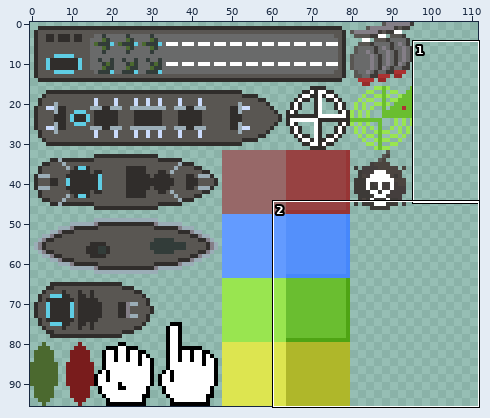
Sprite sheet, stored at src/assets/Spritesheet.png. The first picture is a wide view before the edit; the outline marks the close-up.
Close-up. First the earlier version:
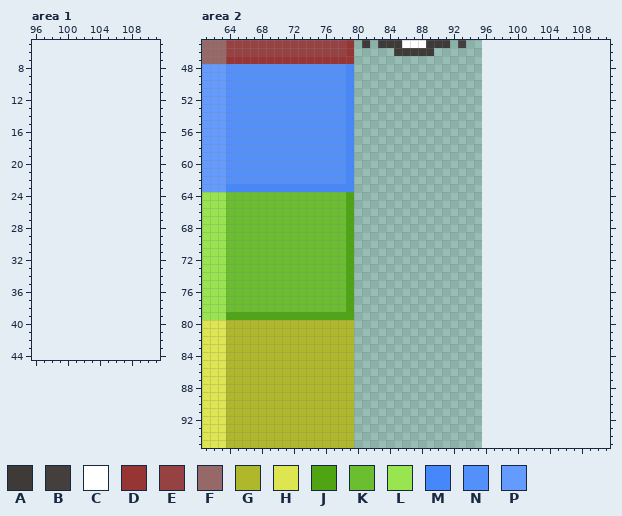
The file is 96x96 pixels. Colours within 5 levels of each other are drawn and written as one. Shown: area 1: x 96..111, y 5..44; area 2: x 61..111, y 45..95. The old version is drawn lined up with the new one, on the new canvas.
Palette (. is transparent): A #3d3a37  B #443e3d  C #ffffff  D #973535  E #974242  F #976868  G #afb72a  H #dde550  J #4fa414  K #6abe30  L #99e550  M #4687fb  N #5490fb  P #639bff
Pixels before, area 2 (only the part around the change), first column x 61:
45 FFFEEEEEEEEEEEEEEED.A.AAACCCAAA.B..................
46 FFFEEEEEEEEEEEEEEED.....AAAAA......................
47 FFFDDDDDDDDDDDDDDDD................................
48 PPPNNNNNNNNNNNNNNNM................................
49 PPPNNNNNNNNNNNNNNNM................................
50 PPPNNNNNNNNNNNNNNNM................................
51 PPPNNNNNNNNNNNNNNNM................................
52 PPPNNNNNNNNNNNNNNNM................................
53 PPPNNNNNNNNNNNNNNNM................................
54 PPPNNNNNNNNNNNNNNNM................................
55 PPPNNNNNNNNNNNNNNNM................................
56 PPPNNNNNNNNNNNNNNNM................................
57 PPPNNNNNNNNNNNNNNNM................................
58 PPPNNNNNNNNNNNNNNNM................................
59 PPPNNNNNNNNNNNNNNNM................................
60 PPPNNNNNNNNNNNNNNNM................................
61 PPPNNNNNNNNNNNNNNNM................................
62 PPPNNNNNNNNNNNNNNNM................................
63 PPPMMMMMMMMMMMMMMMM................................
64 LLLKKKKKKKKKKKKKKKJ................................
65 LLLKKKKKKKKKKKKKKKJ................................
66 LLLKKKKKKKKKKKKKKKJ................................
67 LLLKKKKKKKKKKKKKKKJ................................
68 LLLKKKKKKKKKKKKKKKJ................................
69 LLLKKKKKKKKKKKKKKKJ................................
70 LLLKKKKKKKKKKKKKKKJ................................
71 LLLKKKKKKKKKKKKKKKJ................................
72 LLLKKKKKKKKKKKKKKKJ................................
73 LLLKKKKKKKKKKKKKKKJ................................
74 LLLKKKKKKKKKKKKKKKJ................................
75 LLLKKKKKKKKKKKKKKKJ................................
76 LLLKKKKKKKKKKKKKKKJ................................
77 LLLKKKKKKKKKKKKKKKJ................................
78 LLLKKKKKKKKKKKKKKKJ................................
79 LLLJJJJJJJJJJJJJJJJ................................
80 HHHGGGGGGGGGGGGGGGG................................
81 HHHGGGGGGGGGGGGGGGG................................
82 HHHGGGGGGGGGGGGGGGG................................
83 HHHGGGGGGGGGGGGGGGG................................
84 HHHGGGGGGGGGGGGGGGG................................
85 HHHGGGGGGGGGGGGGGGG................................
86 HHHGGGGGGGGGGGGGGGG................................
87 HHHGGGGGGGGGGGGGGGG................................
88 HHHGGGGGGGGGGGGGGGG................................
89 HHHGGGGGGGGGGGGGGGG................................
90 HHHGGGGGGGGGGGGGGGG................................
91 HHHGGGGGGGGGGGGGGGG................................
92 HHHGGGGGGGGGGGGGGGG................................
93 HHHGGGGGGGGGGGGGGGG................................
94 HHHGGGGGGGGGGGGGGGG................................
95 HHHGGGGGGGGGGGGGGGG................................
After the commit:
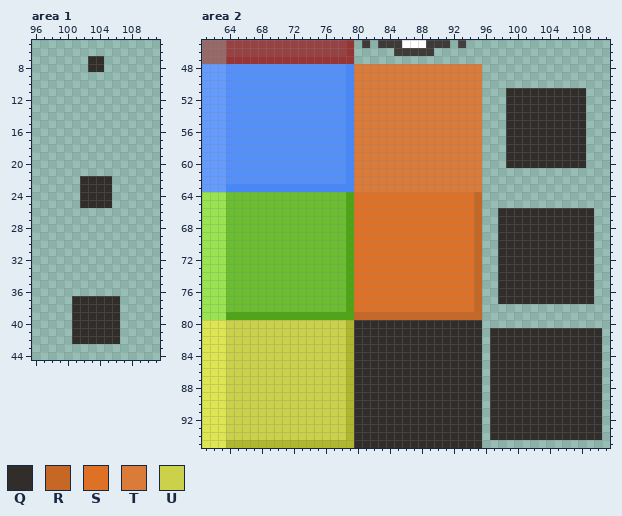
Colours new in this view: Q #302d2b  R #c66726  S #df7126  T #db7b3a  U #cbd24a
The commit says: + disappearing tiles, alt highlights
The edit:
canvas 96x96 -> 112x96
Changed rows in their new state; - is an unchanged pixel.
Area 1:
first column x 103:
 7 QQ
 8 QQ
first column x 102:
22 QQQQ
23 QQQQ
24 QQQQ
25 QQQQ
first column x 101:
37 QQQQQQ
38 QQQQQQ
39 QQQQQQ
40 QQQQQQ
41 QQQQQQ
42 QQQQQQ
Area 2:
first column x 64:
48 ----------------TTTTTTTTTTTTTTTT---------------
49 ----------------TTTTTTTTTTTTTTTT---------------
50 ----------------TTTTTTTTTTTTTTTT---------------
51 ----------------TTTTTTTTTTTTTTTT---QQQQQQQQQQ--
52 ----------------TTTTTTTTTTTTTTTT---QQQQQQQQQQ--
53 ----------------TTTTTTTTTTTTTTTT---QQQQQQQQQQ--
54 ----------------TTTTTTTTTTTTTTTT---QQQQQQQQQQ--
55 ----------------TTTTTTTTTTTTTTTT---QQQQQQQQQQ--
56 ----------------TTTTTTTTTTTTTTTT---QQQQQQQQQQ--
57 ----------------TTTTTTTTTTTTTTTT---QQQQQQQQQQ--
58 ----------------TTTTTTTTTTTTTTTT---QQQQQQQQQQ--
59 ----------------TTTTTTTTTTTTTTTT---QQQQQQQQQQ--
60 ----------------TTTTTTTTTTTTTTTT---QQQQQQQQQQ--
61 ----------------TTTTTTTTTTTTTTTT---------------
62 ----------------TTTTTTTTTTTTTTTT---------------
63 ----------------TTTTTTTTTTTTTTTT---------------
64 ----------------SSSSSSSSSSSSSSSR---------------
65 ----------------SSSSSSSSSSSSSSSR---------------
66 ----------------SSSSSSSSSSSSSSSR--QQQQQQQQQQQQ-
67 ----------------SSSSSSSSSSSSSSSR--QQQQQQQQQQQQ-
68 ----------------SSSSSSSSSSSSSSSR--QQQQQQQQQQQQ-
69 ----------------SSSSSSSSSSSSSSSR--QQQQQQQQQQQQ-
70 ----------------SSSSSSSSSSSSSSSR--QQQQQQQQQQQQ-
71 ----------------SSSSSSSSSSSSSSSR--QQQQQQQQQQQQ-
72 ----------------SSSSSSSSSSSSSSSR--QQQQQQQQQQQQ-
73 ----------------SSSSSSSSSSSSSSSR--QQQQQQQQQQQQ-
74 ----------------SSSSSSSSSSSSSSSR--QQQQQQQQQQQQ-
75 ----------------SSSSSSSSSSSSSSSR--QQQQQQQQQQQQ-
76 ----------------SSSSSSSSSSSSSSSR--QQQQQQQQQQQQ-
77 ----------------SSSSSSSSSSSSSSSR--QQQQQQQQQQQQ-
78 ----------------SSSSSSSSSSSSSSSR---------------
79 ----------------RRRRRRRRRRRRRRRR---------------
80 UUUUUUUUUUUUUUU-QQQQQQQQQQQQQQQQ---------------
81 UUUUUUUUUUUUUUU-QQQQQQQQQQQQQQQQ-QQQQQQQQQQQQQQ
82 UUUUUUUUUUUUUUU-QQQQQQQQQQQQQQQQ-QQQQQQQQQQQQQQ
83 UUUUUUUUUUUUUUU-QQQQQQQQQQQQQQQQ-QQQQQQQQQQQQQQ
84 UUUUUUUUUUUUUUU-QQQQQQQQQQQQQQQQ-QQQQQQQQQQQQQQ
85 UUUUUUUUUUUUUUU-QQQQQQQQQQQQQQQQ-QQQQQQQQQQQQQQ
86 UUUUUUUUUUUUUUU-QQQQQQQQQQQQQQQQ-QQQQQQQQQQQQQQ
87 UUUUUUUUUUUUUUU-QQQQQQQQQQQQQQQQ-QQQQQQQQQQQQQQ
88 UUUUUUUUUUUUUUU-QQQQQQQQQQQQQQQQ-QQQQQQQQQQQQQQ
89 UUUUUUUUUUUUUUU-QQQQQQQQQQQQQQQQ-QQQQQQQQQQQQQQ
90 UUUUUUUUUUUUUUU-QQQQQQQQQQQQQQQQ-QQQQQQQQQQQQQQ
91 UUUUUUUUUUUUUUU-QQQQQQQQQQQQQQQQ-QQQQQQQQQQQQQQ
92 UUUUUUUUUUUUUUU-QQQQQQQQQQQQQQQQ-QQQQQQQQQQQQQQ
93 UUUUUUUUUUUUUUU-QQQQQQQQQQQQQQQQ-QQQQQQQQQQQQQQ
94 UUUUUUUUUUUUUUU-QQQQQQQQQQQQQQQQ-QQQQQQQQQQQQQQ
95 ----------------QQQQQQQQQQQQQQQQ---------------
